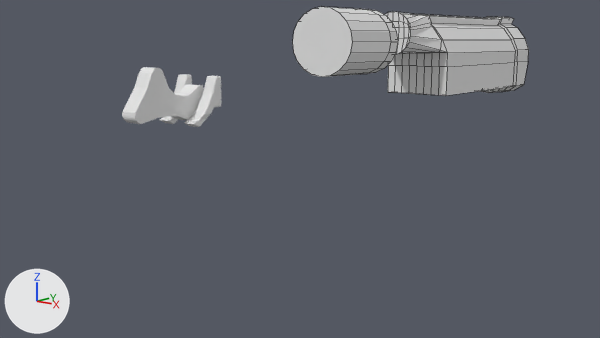
A saved change to the Blender file DesertEagle_01.blend.
One viewpoint serves both versions: the file's camera 'Camera'. Every picture has the same lights, and +X, +Y and +Z are marked at lower left. Mesh edges are drawn as thin lines on the coarser meshes.

In view in the first picture: 'Back block', 'Cylinder', 'Cyngiel'.
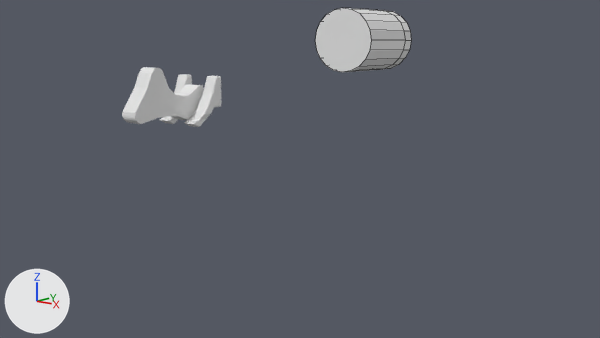
Commit message: Start alternative upper

The change, as a list of edits to the scene's bpy script:
```text
Change me_cylinder:
    where me_cylinder.from_pydata(...)  # 308 vertices, 288 faces; spans x -0.23..0.23, y -2.01..0.49, z 1.52..2.14
    used by ob_cylinder; location = (0.0, 0.0, 0.0)
    me_cylinder part 1: the loose piece of 60 vertices spanning x -0.21..0.21, y -2.01..-1.54, z 1.75..2.14 is scaled about its middle by 0.951, then moved by (0.0, 0.19, 0.01)
    me_cylinder part 2: the loose piece of 248 vertices spanning x -0.23..0.23, y -1.26..0.49, z 1.52..2.14 is deleted
```

Pixel boxes [x1, y1, x2, y2] of what changed, in the pictures (600 x 338 px; the box of a moved part takes in the faces that stretch with it):
'Cylinder', reshaped (59% narrower, 28% shorter): before [293, 7, 529, 96]; after [315, 8, 411, 72]
part 1 of me_cylinder, moved or reshaped: before [293, 7, 398, 77]; after [315, 8, 411, 72]
part 2 of me_cylinder, deleted: before [384, 12, 529, 96]
